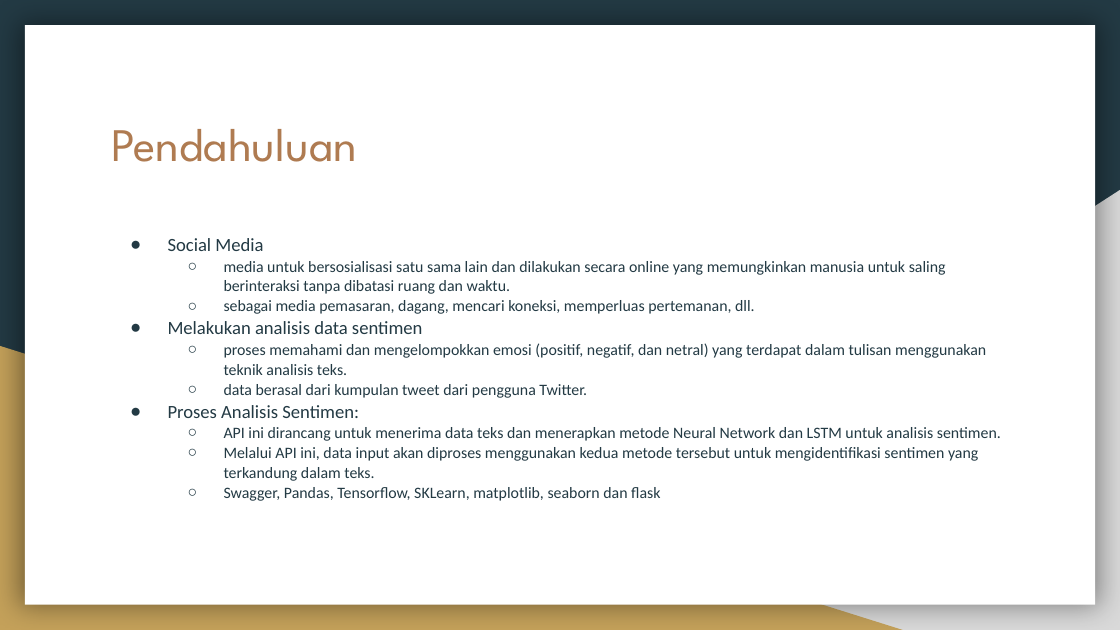
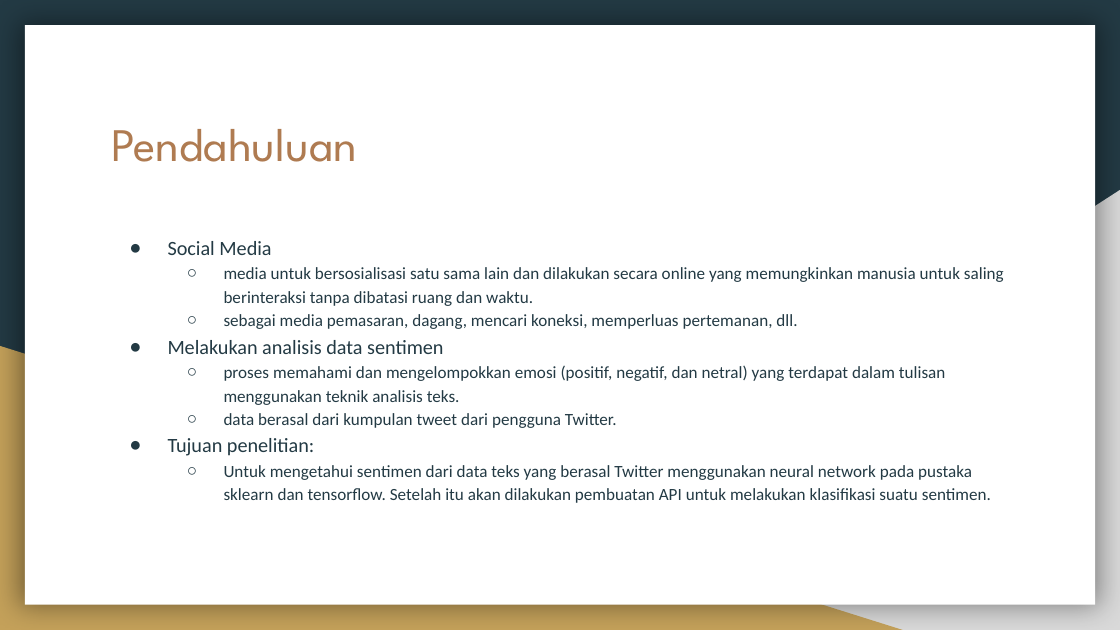
Before and after one commit to raihaneka50908/F_DSC2200908_08_Raihan_hate-speech_Platinum, a slide deck: slide 2 of Challenge Platinum_ Membuat API untuk Analisis Sentimen dan Laporan Analisis Data berdasarkan Sentimen.pptx. Drawn at 1120x630 pixels with LibreOffice and Linux fonts; fonts in the diff are those of the drawing. Boxes give left, top, right and bottom in pixels: in the first picture for what was removed or moved away, otherwise in the second. Text is boxed around its words. In the diff, an @@ line names an element or a change of style, - is before the commit and + after.

Commit message:
Update Challenge Platinum_ Membuat API untuk Analisis Sentimen dan Laporan Analisis Data berdasarkan Sentimen.pptx
PPT Final

```diff
--- a/Challenge Platinum_ Membuat API untuk Analisis Sentimen dan Laporan Analisis Data berdasarkan Sentimen.pptx
+++ b/Challenge Platinum_ Membuat API untuk Analisis Sentimen dan Laporan Analisis Data berdasarkan Sentimen.pptx
@@ text at [168,241,1004,428]: size 12 to 13 pt in "Social Media", "Melakukan analisis data sentimen"; size 10.2 to 11 pt in "media untuk bersosialisasi satu sama lain dan ...", "sebagai media pemasaran, dagang, mencari koneksi, memperluas ...", "proses memahami dan mengelompokkan emosi (positif, negatif, ...", "data berasal dari kumpulan tweet dari pengguna ..."; indent changed; line spacing 1.05 to 1.15 @@
@@ text at [168,438,991,503]: text changed; size 10.2 to 11 pt @@
-● Proses Analisis Sentimen:
-  ○ API ini dirancang untuk menerima data teks dan menerapkan metode Neural Network dan LSTM untuk analisis sentimen.
-  ○ Melalui API ini, data input akan diproses menggunakan kedua metode tersebut untuk mengidentifikasi sentimen yang terkandung dalam teks.
-  ○ Swagger, Pandas, Tensorflow, SKLearn, matplotlib, seaborn dan flask
+● Tujuan penelitian:
+  ○ Untuk mengetahui sentimen dari data teks yang berasal Twitter menggunakan neural network pada pustaka sklearn dan tensorflow. Setelah itu akan dilakukan pembuatan API untuk melakukan klasifikasi suatu sentimen.
```
Also in this commit, not shown: 1 other slide changed, 7 slides added, 5 slides removed.
